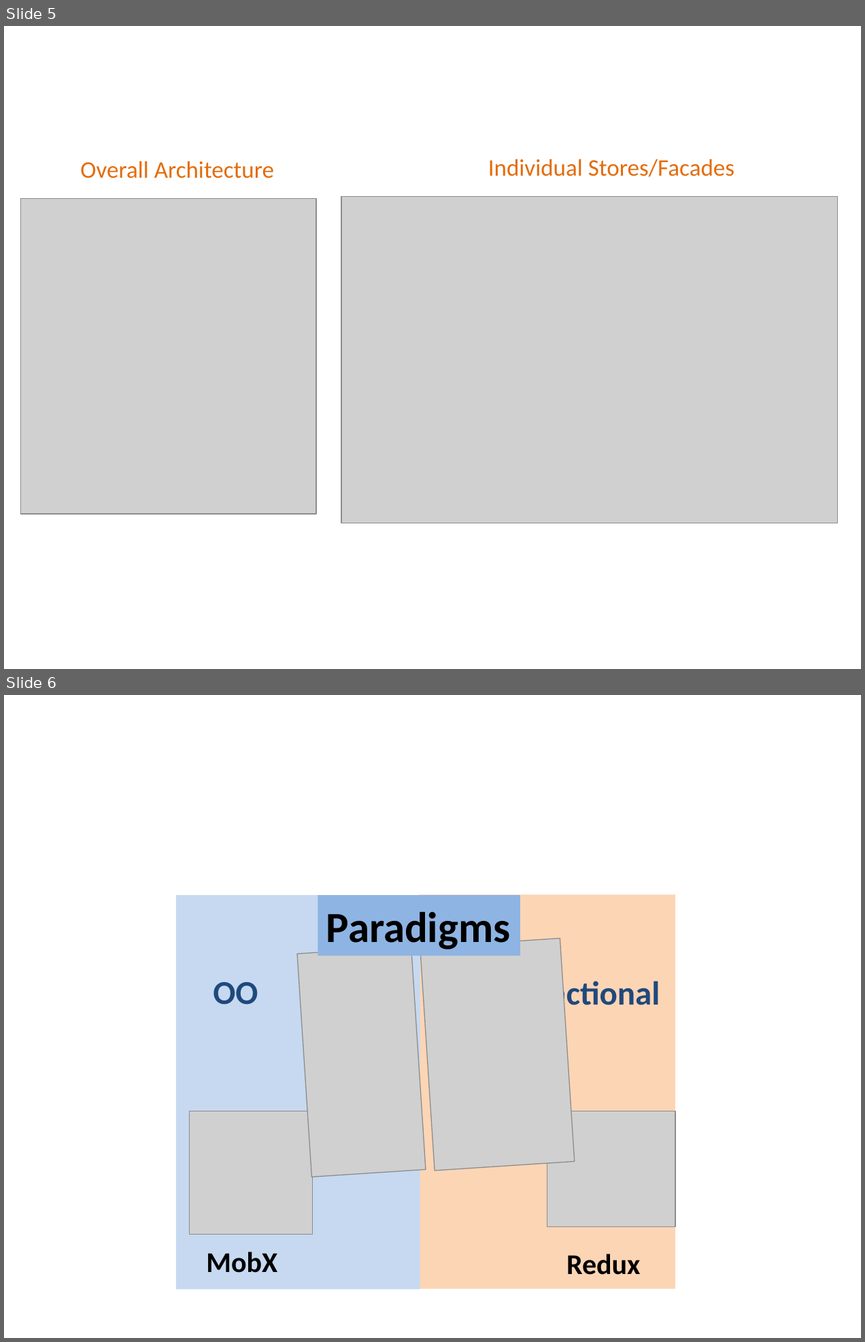
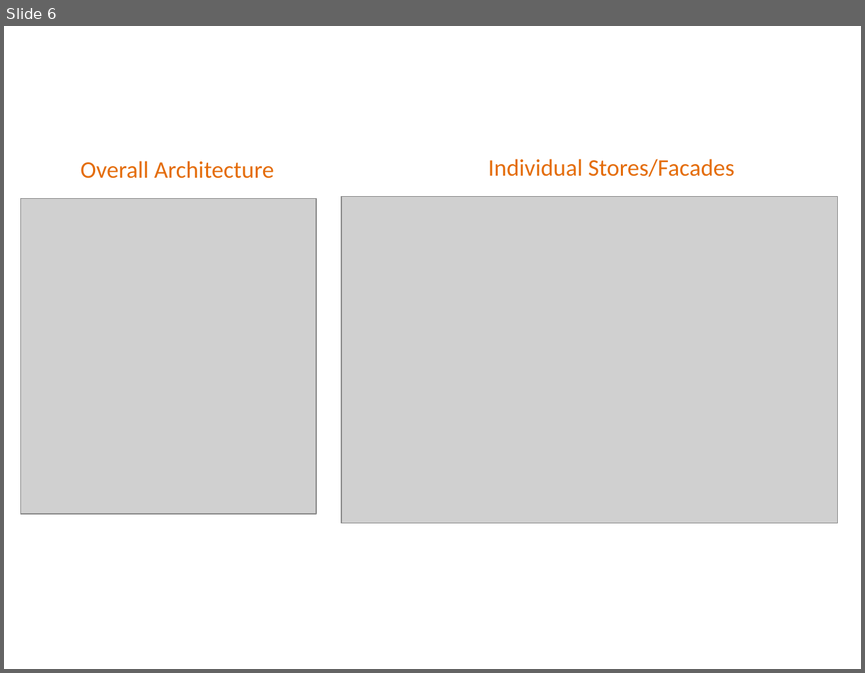
Before and after one commit to larsplaul/jsslides, a slide deck: public/state/ppImages.pptx. Shown one above the other, each under a label of ours: slides 5 and 6 before the commit, slide 6 after it. The pictures are 865x1342 and 865x673 pixels, drawn with LibreOffice and Linux fonts; fonts in the diff are those of the drawing; grey boxes stand for pictures. Boxes give left, top, right and bottom in pixels: in the first picture for what was removed or moved away, otherwise in the second. Text is boxed around its words. In the diff, an @@ line names an element or a change of style, - is before the commit and + after.

```diff
--- a/public/state/ppImages.pptx
+++ b/public/state/ppImages.pptx
@@ slide 6 removed at (x1=4, y1=695, x2=861, y2=1338), background #FFFFFF @@
@@ rectangle removed at (x1=176, y1=895, x2=420, y2=1289) @@
@@ rectangle removed at (x1=317, y1=895, x2=520, y2=955) @@
-Paradigms
@@ rectangle removed at (x1=419, y1=895, x2=675, y2=1289) @@
@@ picture removed at (x1=419, y1=938, x2=575, y2=1170) @@
@@ picture removed at (x1=298, y1=946, x2=426, y2=1176) @@
@@ text removed at (x1=515, y1=977, x2=660, y2=1013) @@
-Functional
@@ text removed at (x1=213, y1=982, x2=258, y2=1004) @@
-OO
@@ picture removed at (x1=190, y1=1110, x2=313, y2=1234) @@
@@ picture removed at (x1=547, y1=1110, x2=676, y2=1226) @@
@@ text removed at (x1=206, y1=1251, x2=277, y2=1272) @@
-MobX
@@ text removed at (x1=566, y1=1253, x2=640, y2=1274) @@
-Redux
@@ what was slide 5 is now slide 6 @@
```
Also in this commit, not shown: 1 slide added, 2 other slides removed, 3 other files.
